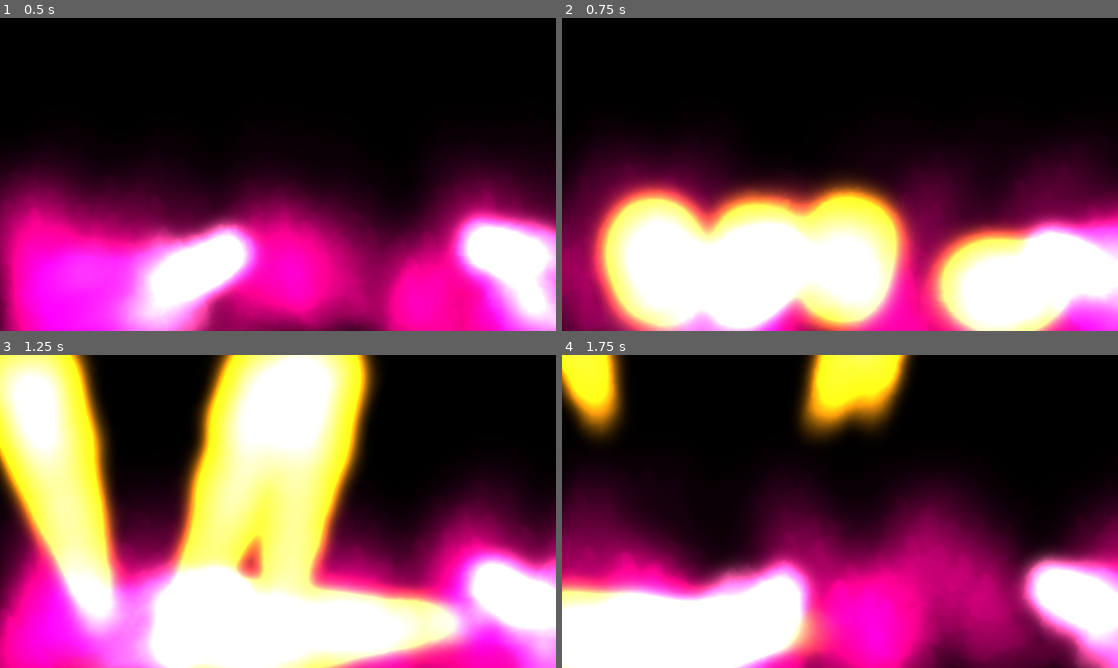
Above: before the commit, frames 1-4 (two rows, left to right).
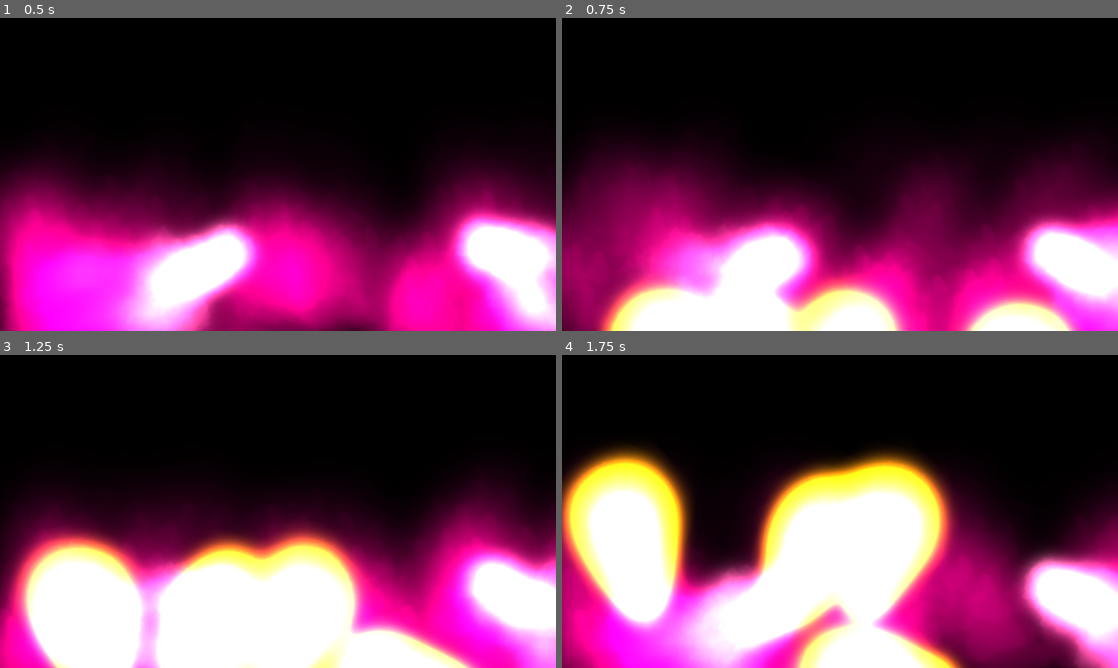
Above: after the commit, the same moments.

Repository: ArandomPsi/campfirejamthingy
Game: Godot game, scene res://scenes/thefirewall.tscn
The game is run twice, just before and just after one commit, with the same random seed, the same clock (stepped at 60 frames per second) and the same inputs. This scene is started directly instead of the project's main scene.
Inputs (mouse positions are in pixels of both pictures, inside the frame that each line leads up to):
- Up to frame 1 (0.5 s): no input
- Up to frame 2 (0.75 s): move the mouse to (962, 158) at 0.52 s; press the mouse at (962, 158) at 0.53 s; hold D (right) from 0.53 s (still down)
- Up to frame 3 (1.25 s): keep holding D (right)
- Up to frame 4 (1.75 s): move the mouse to (728, 527) at 1.27 s; release D (right) at 1.28 s; release the mouse at (728, 527) at 1.28 s; hold S (down) from 1.28 s (still down); click (728, 527) at 1.35 s

Frame 1 is identical in both runs. In frame 2, 29% of the frame differs, in the area x 4-94%, y 50-100%; in frame 3, 47%, in the area x 0-88%, y 0-100%; in frame 4, 43%.

Commit message:
lots of stuff
-boss bug fix
- boss fireball nerf
-boss hp buff
-laser polish

Diff:
--- a/FirewallLine.gd
+++ b/FirewallLine.gd
@@ -1,7 +1,7 @@
 extends Node2D
 
 @export var maxdistance : int = 360
-@export var speed : int = 900
+@export var speed : int = 350
 
 # Called when the node enters the scene tree for the first time.
 func _ready():
--- /dev/null
+++ b/assets/transparticle.svg
@@ -0,0 +1 @@
+<svg version="1.1" xmlns="http://www.w3.org/2000/svg" xmlns:xlink="http://www.w3.org/1999/xlink" width="47.2" height="47.2" viewBox="0,0,47.2,47.2"><defs><radialGradient cx="240" cy="180" r="23.6" gradientUnits="userSpaceOnUse" id="color-1"><stop offset="0" stop-color="#ffffff"/><stop offset="1" stop-color="#ffffff" stop-opacity="0.28235"/></radialGradient></defs><g transform="translate(-216.4,-156.4)"><g fill="url(#color-1)" stroke="none" stroke-width="0" stroke-miterlimit="10"><path d="M216.4,203.6v-47.2h47.2v47.2z"/></g></g></svg><!--rotationCenter:23.599999999999994:23.599999999999994-->
--- a/scenes/player.tscn
+++ b/scenes/player.tscn
@@ -16,9 +16,8 @@
 [ext_resource type="Shader" path="res://shaders/circle.gdshader" id="13_0vbpy"]
 [ext_resource type="AudioStream" uid="uid://3dkd6802moiq" path="res://sounds/Hinkik - Time Leaper.mp3" id="14_1008y"]
 [ext_resource type="Shader" path="res://shaders/glitch.gdshader" id="14_nnfyx"]
-[ext_resource type="Texture2D" uid="uid://u6oxwl0gr2t4" path="res://assets/crosshair.svg" id="16_oryeh"]
 [ext_resource type="AudioStream" uid="uid://dgxkppc7oa7iq" path="res://sounds/Glitch Sound Effect (Speaker).mp3" id="17_bgffu"]
-[ext_resource type="Script" path="res://scripts/crosshair.gd" id="17_daepq"]
+[ext_resource type="Texture2D" uid="uid://1jmi1viyxayp" path="res://assets/transparticle.svg" id="18_xgio6"]
 
 [sub_resource type="CircleShape2D" id="CircleShape2D_m4tyv"]
 radius = 21.0
@@ -140,6 +139,30 @@
 shader_parameter/_Smoothness = 0.05
 shader_parameter/_Background = null
 
+[sub_resource type="Gradient" id="Gradient_x5t61"]
+offsets = PackedFloat32Array(0, 0.165953, 0.62848, 0.997859)
+colors = PackedColorArray(1, 1, 1, 0, 1, 1, 1, 1, 1, 1, 1, 1, 1, 1, 1, 0)
+
+[sub_resource type="GradientTexture1D" id="GradientTexture1D_aa32j"]
+gradient = SubResource("Gradient_x5t61")
+
+[sub_resource type="ParticleProcessMaterial" id="ParticleProcessMaterial_8ooo6"]
+particle_flag_disable_z = true
+emission_shape = 6
+emission_ring_axis = Vector3(0, 0, 1)
+emission_ring_height = 1.0
+emission_ring_radius = 50.0
+emission_ring_inner_radius = 50.0
+angle_min = -720.0
+angle_max = 720.0
+radial_velocity_min = -203.46
+radial_velocity_max = -134.36
+gravity = Vector3(2.08165e-12, 2.08165e-12, 2.08165e-12)
+scale_min = 0.2
+scale_max = 0.5
+color = Color(0, 0.929412, 1, 1)
+color_ramp = SubResource("GradientTexture1D_aa32j")
+
 [node name="player" type="CharacterBody2D"]
 position = Vector2(-1, 0)
 collision_layer = 2
@@ -394,12 +417,6 @@
 grow_vertical = 2
 mouse_filter = 2
 
-[node name="crosshair" type="Sprite2D" parent="hud"]
-modulate = Color(0, 0.65098, 1, 1)
-scale = Vector2(0.7, 0.7)
-texture = ExtResource("16_oryeh")
-script = ExtResource("17_daepq")
-
 [node name="sounds" type="Node" parent="."]
 
 [node name="song" type="AudioStreamPlayer" parent="sounds"]
@@ -409,6 +426,15 @@
 
 [node name="glitch" type="AudioStreamPlayer" parent="sounds"]
 stream = ExtResource("17_bgffu")
+
+[node name="ChargeParticles" type="GPUParticles2D" parent="."]
+emitting = false
+amount = 10
+process_material = SubResource("ParticleProcessMaterial_8ooo6")
+texture = ExtResource("18_xgio6")
+lifetime = 0.25
+fixed_fps = 60
+local_coords = true
 
 [connection signal="pressed" from="hud/table/upgrade1" to="." method="finished"]
 [connection signal="pressed" from="hud/table/upgrade1" to="hud/table/upgrade1" method="finished"]
--- a/scenes/thefirewall.tscn
+++ b/scenes/thefirewall.tscn
@@ -44,9 +44,27 @@
 color = Color(1, 0.521569, 0.729412, 1)
 color_ramp = SubResource("GradientTexture1D_5u14k")
 
+[sub_resource type="Animation" id="Animation_l7lsk"]
+resource_name = "flashfire"
+length = 4.5
+tracks/0/type = "method"
+tracks/0/imported = false
+tracks/0/enabled = true
+tracks/0/path = NodePath(".")
+tracks/0/interp = 1
+tracks/0/loop_wrap = true
+tracks/0/keys = {
+"times": PackedFloat32Array(0),
+"transitions": PackedFloat32Array(1),
+"values": [{
+"args": [],
+"method": &"spawnflashfire"
+}]
+}
+
 [sub_resource type="Animation" id="Animation_xkddc"]
 resource_name = "enemy"
-length = 5.0
+length = 3.0
 tracks/0/type = "method"
 tracks/0/imported = false
 tracks/0/enabled = true
@@ -77,24 +95,6 @@
 "values": [{
 "args": [],
 "method": &"spawnfireball"
-}]
-}
-
-[sub_resource type="Animation" id="Animation_l7lsk"]
-resource_name = "flashfire"
-length = 3.0
-tracks/0/type = "method"
-tracks/0/imported = false
-tracks/0/enabled = true
-tracks/0/path = NodePath(".")
-tracks/0/interp = 1
-tracks/0/loop_wrap = true
-tracks/0/keys = {
-"times": PackedFloat32Array(0),
-"transitions": PackedFloat32Array(1),
-"values": [{
-"args": [],
-"method": &"spawnflashfire"
 }]
 }
 
@@ -156,4 +156,4 @@
 shape = SubResource("RectangleShape2D_gbdeb")
 
 [node name="Marker2D" type="Marker2D" parent="."]
-position = Vector2(630, 554)
+position = Vector2(630, 696)
--- a/scripts/player.gd
+++ b/scripts/player.gd
@@ -59,8 +59,10 @@
 	movedir = Input.get_vector("left","right","up","down").normalized()
 	if shottype == 4:
 		if Input.is_action_pressed("shoot") and iframes < 1:
-			specialshotcharge += delta * 20
+			specialshotcharge += delta * 10 * stats[2]
+			$ChargeParticles.emitting = true
 		if Input.is_action_just_released("shoot"):
+			$ChargeParticles.emitting = false
 			shoot()
 			specialshotcharge = 0
 	else:
@@ -140,7 +142,8 @@
 				get_tree().root.add_child(b)
 		4:
 			for i in range(int(1 * (stats[4] * 2))):
-				global.shake += 10
+				global.shake += 35
+				global.shake = clamp(global.shake, 0, 35)
 				var b = preload("res://scenes/bullets/lasershot.tscn").instantiate()
 				b.position = $arrow.global_position + $arrow.transform.x * $arrow.offset.x
 				b.rotation_degrees += randi_range(-5,5)
--- a/scripts/thefirewall.gd
+++ b/scripts/thefirewall.gd
@@ -1,11 +1,11 @@
 extends Node2D
 
 var attacks : Array = ["flashfire", "enemy", "fireball"]
-var hp : int = 1000
+var hp : int = 3000
 
 
 func _ready():
-	pass
+	randomize()
 
 
 func _process(delta):
@@ -30,17 +30,18 @@
 		b.rotation_degrees += randi_range(-64, 64)
 
 func spawnrandomenemy():
-	var bugs : Array = [preload("res://scenes/bugs/basicbug.tscn"),preload("res://scenes/bugs/combuster.tscn"),preload("res://scenes/bugs/bee.tscn"),preload("res://scenes/bugs/millipede.tscn")]
-	var b = bugs.pick_random().instantiate()
-	b.position.x = randi_range(100,1320)
-	b.position.y = randi_range(20,648)
-	get_tree().root.add_child(b)
+	for i in range(randi_range(1, 3)):
+		var bugs : Array = [preload("res://scenes/bugs/basicbug.tscn"),preload("res://scenes/bugs/combuster.tscn"),preload("res://scenes/bugs/bee.tscn"),preload("res://scenes/bugs/millipede.tscn")]
+		var b = bugs.pick_random().instantiate()
+		b.position.x = randi_range(100,1320)
+		b.position.y = randi_range(20,648)
+		get_tree().root.add_child(b)
 
 func damage(amount):
 	hp -= amount
 	if hp < 0:
 		var b = preload("res://scenes/vfx/hitparticle.tscn").instantiate()
 		get_tree().root.add_child(b)
-		b.modulate = $sprite.modulate
+		b.modulate = Color("#ff0095")
 		b.scale *= 2
 		queue_free()
--- a/scripts/titlescreen.gd
+++ b/scripts/titlescreen.gd
@@ -2,9 +2,10 @@
 var t : float
 var currentweaponthingy : int = 0
 var currentweaponthingytext : Array = [">Peashooter OS \n --the basic all rounder os",
-">NOOB OS \n --Low Range, High Damage; 'Caesoh' -The average gen alpha kid",
+">Noob OS \n --Low Range, High Damage; 'Caesoh' -The average gen alpha kid",
 ">Rayul OS \n --spray 'n' pray",
-">Thorfinn OS \n --Gifted by the bannana man",]
+">Thorfinn OS \n --Gifted by the bannana man",
+">Ripper OS \n --3,2,1 let it rip! hold for damage"]
 
 var pressed : bool = false
 
@@ -16,12 +17,12 @@
 func _process(delta):
 	$monitor/PointLight2D.energy = randf_range(0.45,0.5)
 	$Lamp/PointLight2D.energy = randf_range(0.1,0.14)
-	currentweaponthingy = clampi(currentweaponthingy,0,3)
+	currentweaponthingy = clampi(currentweaponthingy,0,4)
 	$Ps5/down/PointLight2D3.visible = true
 	$Ps5/up/PointLight2D2.visible = true
 	if currentweaponthingy == 0:
 		$Ps5/down/PointLight2D3.visible = false
-	if currentweaponthingy == 3:
+	if currentweaponthingy == 4:
 		$Ps5/up/PointLight2D2.visible = false
 	t += delta
 	if not $Ps5/Button.is_hovered():
--- a/scripts/world.gd
+++ b/scripts/world.gd
@@ -67,7 +67,7 @@
 	global.room = clampi(global.room,1,10)
 	await timer.timeout
 	cur_size = max_size
-	if global.room == 10:
+	if global.trueroom == 11:
 		var b = preload("res://scenes/thefirewall.tscn").instantiate()
 		add_child(b)
 	else:
Not shown, added: assets/transparticle.svg.import
Not shown: 1 places in scenes/player.tscn that only renumber resources
Not shown: 2 places in scenes/testmap.tscn that only renumber resources
